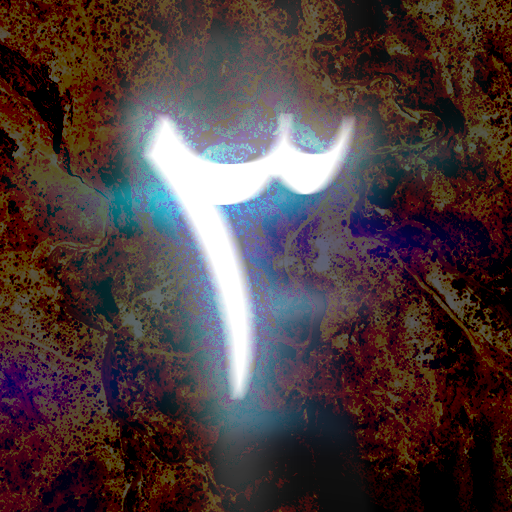
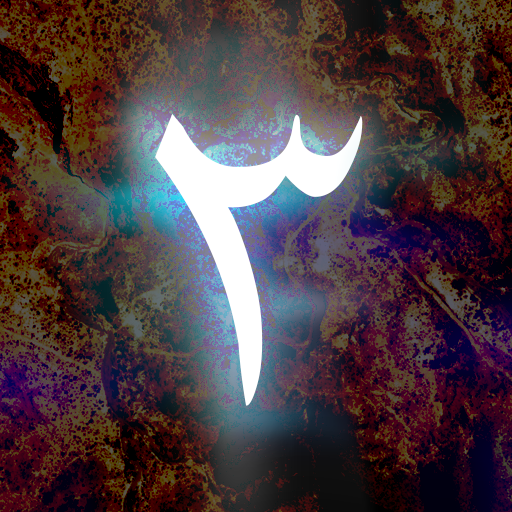
Comparing the layer stacks of the two 512×512 images. Changes:
added layer "۳" (1st of 2) above "۳" over [155,114,363,406]
hid "۳" (2nd of 2) over [140,113,357,401]
added layer "۳ copy 11" (47%) above "۳ copy 10" over [448,380,512,512]
added layer "۳ copy 10" (47%) above "۳ copy 8" over [342,256,512,512]
